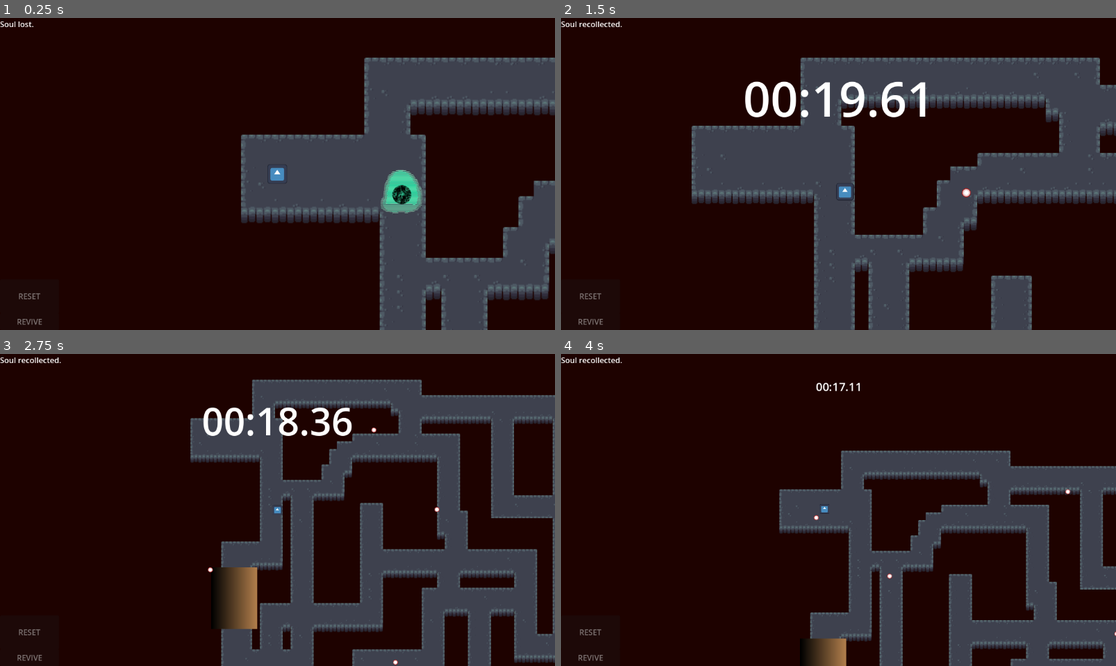
Above: before the commit, frames 1-4 (two rows, left to right).
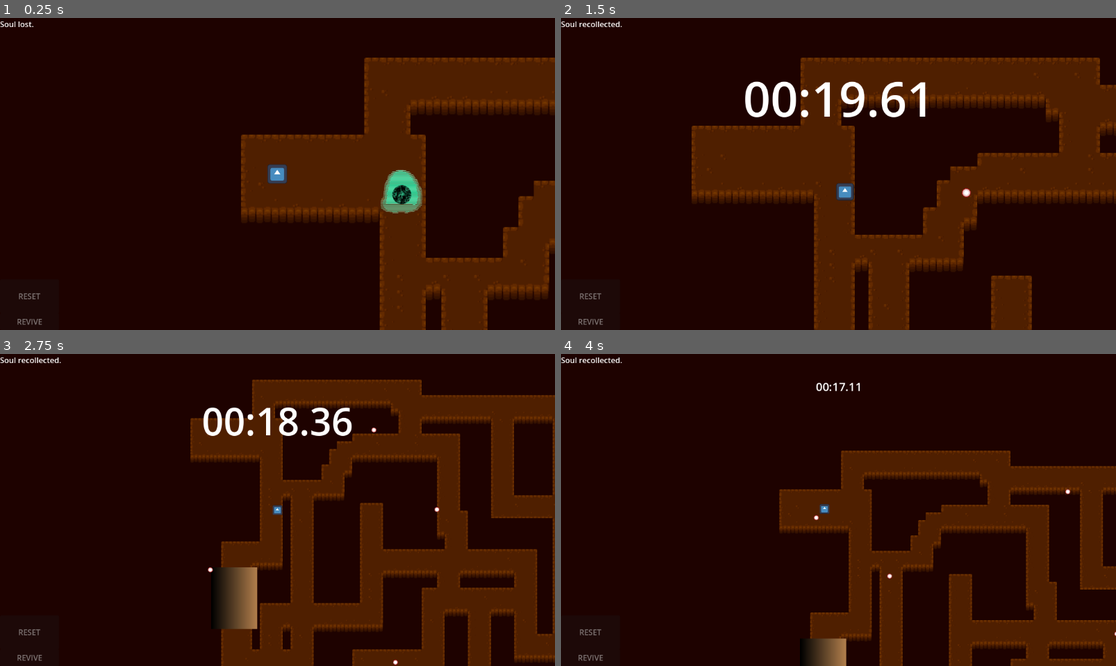
Above: after the commit, the same moments.

Repository: Sanccarm/soul-requisition
Game: Godot game, scene res://scenes/demo_level.tscn
Two runs of this game, one before a commit and one after it. Both use one fixed random seed, a clock stepped at 60 frames per second and the inputs below. The engine's default icon, where the game draws it, is replaced by a stand-in: a white triangle on a blue panel in a dark square. Sound files missing from this copy of the repository are replaced by a short silence.
Inputs (mouse positions are in pixels of both pictures, inside the frame that each line leads up to):
- Up to frame 1 (0.25 s): no input
- Up to frame 2 (1.5 s): move the mouse to (960, 158) at 0.52 s; hold D (right) 0.53-1.28 s; tap Shift (parry) at 0.6, 1.35 s; move the mouse to (727, 189) at 1.27 s; hold S (down) from 1.28 s (still down)
- Up to frame 3 (2.75 s): move the mouse to (333, 441) at 2.02 s; release S (down) at 2.03 s; hold D (right) from 2.03 s (still down); tap Shift (parry) at 2.1 s
- Up to frame 4 (4 s): move the mouse to (810, 572) at 2.77 s; release D (right) at 2.78 s; hold W (up) 2.78-3.53 s; tap Shift (parry) at 2.85, 3.6 s; move the mouse to (1005, 556) at 3.52 s; hold A (left) from 3.53 s (still down)

The runs differ from the first frame. In frame 1, 24% of the frame differs, in the area x 43-100%, y 12-100%; in frame 2, 31%, in the area x 23-100%, y 12-100%; in frame 3, 30%; in frame 4, 21%.

Commit message:
collaspe audio working

Diff:
--- a/scenes/demo_level.tscn
+++ b/scenes/demo_level.tscn
@@ -8,7 +8,7 @@
 [ext_resource type="PackedScene" uid="uid://dg4ckpkwj010e" path="res://scenes/soul.tscn" id="5_i2ok4"]
 [ext_resource type="PackedScene" uid="uid://belo1hglxr1jf" path="res://scenes/door.tscn" id="6_t3uk0"]
 [ext_resource type="PackedScene" uid="uid://el1f0wci62nh" path="res://scenes/player.tscn" id="7_iqpg7"]
-[ext_resource type="AudioStream" uid="uid://chpmse548d3j4" path="res://assets/music/game_win.ogg" id="7_y6sut2"]
+[ext_resource type="AudioStream" uid="uid://bunifo6kv614e" path="res://assets/music/game_win2.ogg" id="7_y6sut"]
 [ext_resource type="Script" uid="uid://cut65kee22idb" path="res://scripts/player.gd" id="8_cgsjm"]
 [ext_resource type="Script" uid="uid://bw40v3cn00c3c" path="res://addons/BulletUpHell/Nodes/BuHPattern.gd" id="9_nrjfr"]
 [ext_resource type="Script" uid="uid://bilgoex71iw5j" path="res://addons/BulletUpHell/SpawnPatterns/PatternCircle.gd" id="10_siyaw"]
@@ -23,14 +23,19 @@
 texture = ExtResource("17_oif02")
 use_texture_padding = false
 2:2/0 = 0
+2:2/0/modulate = Color(1.2769979, 0.47248635, 0, 1)
 2:2/0/physics_layer_0/polygon_0/points = PackedVector2Array(8, -8, -2.6755848, -2.8242283, -8, 8, -8, -8)
 3:2/0 = 0
+3:2/0/modulate = Color(1.2769979, 0.47248635, 0, 1)
 3:2/0/physics_layer_0/polygon_0/points = PackedVector2Array(6.3961096, -3.756445, -6.497635, -3.6549196, -8, -8, 8, -8)
 4:2/0 = 0
+4:2/0/modulate = Color(1.2769979, 0.47248635, 0, 1)
 4:2/0/physics_layer_0/polygon_0/points = PackedVector2Array(6.3961096, -3.756445, -6.497635, -3.6549196, -8, -8, 8, -8)
 5:2/0 = 0
+5:2/0/modulate = Color(1.2769979, 0.47248635, 0, 1)
 5:2/0/physics_layer_0/polygon_0/points = PackedVector2Array(6.3961096, -3.756445, -6.497635, -3.6549196, -8, -8, 8, -8)
 6:2/0 = 0
+6:2/0/modulate = Color(1.2769979, 0.47248635, 0, 1)
 6:2/0/physics_layer_0/polygon_0/points = PackedVector2Array(-8, -8, 2.6755848, -2.8242283, 8, 8, 8, -8)
 7:2/0 = 0
 8:2/0 = 0
@@ -47,11 +52,16 @@
 19:2/0 = 0
 20:2/0 = 0
 2:3/0 = 0
+2:3/0/modulate = Color(1.2769979, 0.47248635, 0, 1)
 2:3/0/physics_layer_0/polygon_0/points = PackedVector2Array(-3.756445, -6.3961096, -3.6549196, 6.497635, -8, 8, -8, -8)
 3:3/0 = 0
+3:3/0/modulate = Color(1.2769979, 0.47248635, 0, 1)
 4:3/0 = 0
+4:3/0/modulate = Color(1.2769979, 0.47248635, 0, 1)
 5:3/0 = 0
+5:3/0/modulate = Color(1.2769979, 0.47248635, 0, 1)
 6:3/0 = 0
+6:3/0/modulate = Color(1.2769979, 0.47248635, 0, 1)
 6:3/0/physics_layer_0/polygon_0/points = PackedVector2Array(3.756445, 6.3961096, 3.6549196, -6.497635, 8, -8, 8, 8)
 7:3/0 = 0
 8:3/0 = 0
@@ -68,11 +78,16 @@
 19:3/0 = 0
 20:3/0 = 0
 2:4/0 = 0
+2:4/0/modulate = Color(1.2769979, 0.47248635, 0, 1)
 2:4/0/physics_layer_0/polygon_0/points = PackedVector2Array(-3.756445, -6.3961096, -3.6549196, 6.497635, -8, 8, -8, -8)
 3:4/0 = 0
+3:4/0/modulate = Color(1.2769979, 0.47248635, 0, 1)
 4:4/0 = 0
+4:4/0/modulate = Color(1.2769979, 0.47248635, 0, 1)
 5:4/0 = 0
+5:4/0/modulate = Color(1.2769979, 0.47248635, 0, 1)
 6:4/0 = 0
+6:4/0/modulate = Color(1.2769979, 0.47248635, 0, 1)
 6:4/0/physics_layer_0/polygon_0/points = PackedVector2Array(3.756445, 6.3961096, 3.6549196, -6.497635, 8, -8, 8, 8)
 7:4/0 = 0
 8:4/0 = 0
@@ -89,11 +104,16 @@
 19:4/0 = 0
 20:4/0 = 0
 2:5/0 = 0
+2:5/0/modulate = Color(1.2769979, 0.47248635, 0, 1)
 2:5/0/physics_layer_0/polygon_0/points = PackedVector2Array(-3.756445, -6.3961096, -3.6549196, 6.497635, -8, 8, -8, -8)
 3:5/0 = 0
+3:5/0/modulate = Color(1.2769979, 0.47248635, 0, 1)
 4:5/0 = 0
+4:5/0/modulate = Color(1.2769979, 0.47248635, 0, 1)
 5:5/0 = 0
+5:5/0/modulate = Color(1.2769979, 0.47248635, 0, 1)
 6:5/0 = 0
+6:5/0/modulate = Color(1.2769979, 0.47248635, 0, 1)
 6:5/0/physics_layer_0/polygon_0/points = PackedVector2Array(3.756445, 6.3961096, 3.6549196, -6.497635, 8, -8, 8, 8)
 7:5/0 = 0
 8:5/0 = 0
@@ -108,14 +128,19 @@
 20:5/0 = 0
 21:5/0 = 0
 2:6/0 = 0
+2:6/0/modulate = Color(1.2769979, 0.47248635, 0, 1)
 2:6/0/physics_layer_0/polygon_0/points = PackedVector2Array(-8, -8, -2.8242283, 2.6755848, 8, 8, -8, 8)
 3:6/0 = 0
+3:6/0/modulate = Color(1.2769979, 0.47248635, 0, 1)
 3:6/0/physics_layer_0/polygon_0/points = PackedVector2Array(-6.3961096, 3.756445, 6.497635, 3.6549196, 8, 8, -8, 8)
 4:6/0 = 0
+4:6/0/modulate = Color(1.2769979, 0.47248635, 0, 1)
 4:6/0/physics_layer_0/polygon_0/points = PackedVector2Array(-6.3961096, 3.756445, 6.497635, 3.6549196, 8, 8, -8, 8)
 5:6/0 = 0
+5:6/0/modulate = Color(1.2769979, 0.47248635, 0, 1)
 5:6/0/physics_layer_0/polygon_0/points = PackedVector2Array(-6.3961096, 3.756445, 6.497635, 3.6549196, 8, 8, -8, 8)
 6:6/0 = 0
+6:6/0/modulate = Color(1.2769979, 0.47248635, 0, 1)
 6:6/0/physics_layer_0/polygon_0/points = PackedVector2Array(-8, 8, 2.6755848, 2.8242283, 8, -8, 8, 8)
 7:6/0 = 0
 8:6/0 = 0
@@ -131,9 +156,13 @@
 20:6/0 = 0
 21:6/0 = 0
 2:7/0 = 0
+2:7/0/modulate = Color(1.2769979, 0.47248635, 0, 1)
 3:7/0 = 0
+3:7/0/modulate = Color(1.2769979, 0.47248635, 0, 1)
 4:7/0 = 0
+4:7/0/modulate = Color(1.2769979, 0.47248635, 0, 1)
 5:7/0 = 0
+5:7/0/modulate = Color(1.2769979, 0.47248635, 0, 1)
 7:7/0 = 0
 8:7/0 = 0
 9:7/0 = 0
@@ -305,6 +334,7 @@
 4:22/0 = 0
 5:22/0 = 0
 6:7/0 = 0
+6:7/0/modulate = Color(1.2769979, 0.47248635, 0, 1)
 
 [sub_resource type="TileSet" id="TileSet_i2ok4"]
 physics_layer_0/collision_layer = 2
@@ -449,7 +479,7 @@
 stream = ExtResource("5_game_over")
 
 [node name="GameWinMusic" type="AudioStreamPlayer" parent="."]
-stream = ExtResource("7_y6sut2")
+stream = ExtResource("7_y6sut")
 
 [node name="Soul" parent="." instance=ExtResource("5_i2ok4")]
 position = Vector2(161, 147)
--- a/scenes/player.tscn
+++ b/scenes/player.tscn
@@ -30,7 +30,7 @@
 
 [node name="ParrySprite" type="Sprite2D" parent="ParryShield"]
 modulate = Color(0, 1, 1, 0.3)
-scale = Vector2(0.1, 0.1)
+scale = Vector2(0.05, 0.05)
 texture = ExtResource("2_qhqgy")
 
 [node name="ParrySound" type="AudioStreamPlayer" parent="."]
--- a/scripts/game.gd
+++ b/scripts/game.gd
@@ -116,6 +116,11 @@
 		drum_player.queue_free()
 	if game_win_music:
 		game_win_music.play()
+		await game_win_music.finished
+
+		# place menu music here
+
+		resume_normal_music()
 
 func resume_normal_music() -> void:
 	"""Stop game over music and resume normal music"""
Not shown, added: assets/music/game_win2.ogg.import
Not shown, added: assets/music/game_win2.ogg
